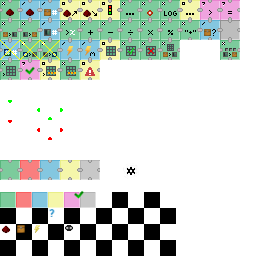
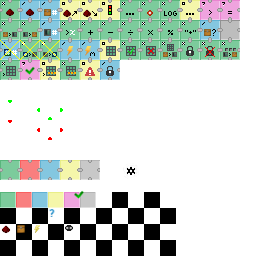
Two versions of the same layered image (256×256). Layer-by-layer changes:
painted on "icons.png" over [100, 40, 220, 80]
